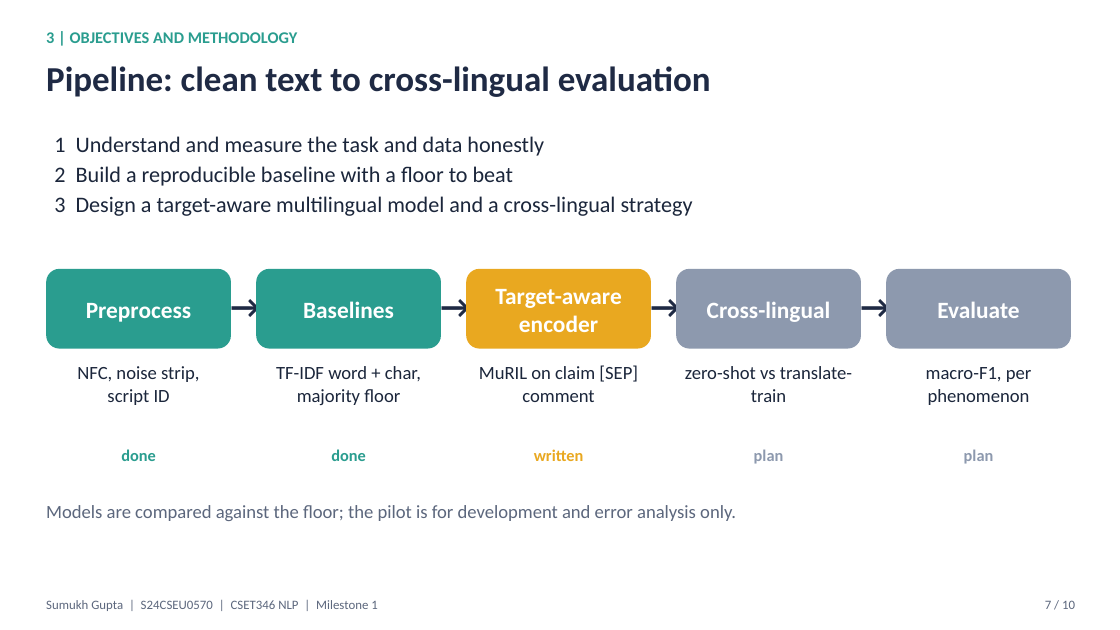
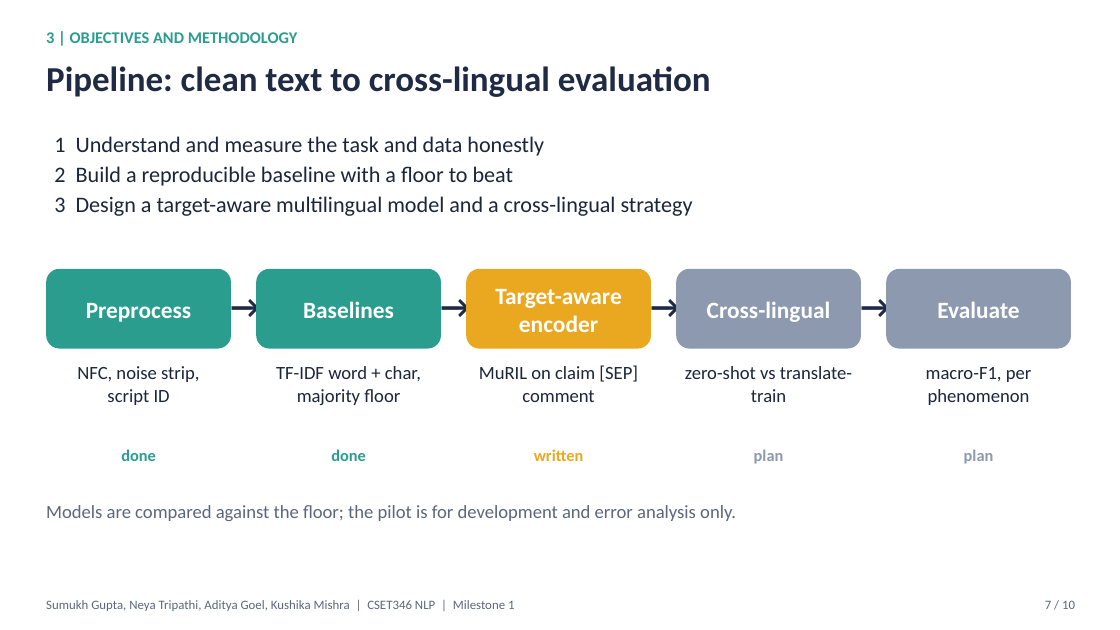
Before and after one commit to sumukh-dgaf/indic-climate-stance, a slide deck: slide 7 of outputs/Milestone1_Sumukh_S24CSEU0570.pptx. Drawn at 1120x630 pixels with LibreOffice and Linux fonts; fonts in the diff are those of the drawing. Boxes give left, top, right and bottom in pixels: in the first picture for what was removed or moved away, otherwise in the second. Text is boxed around its words. In the diff, an @@ line names an element or a change of style, - is before the commit and + after.

```diff
--- a/outputs/Milestone1_Sumukh_S24CSEU0570.pptx
+++ b/outputs/Milestone1_Sumukh_S24CSEU0570.pptx
@@ text at <box>46,600,514,611</box>: text changed @@
-Sumukh Gupta | S24CSEU0570 | CSET346 NLP | Milestone 1
+Sumukh Gupta, Neya Tripathi, Aditya Goel, Kushika Mishra | CSET346 NLP | Milestone 1
```
Also in this commit, not shown: 9 other slides changed, 2 other files.
